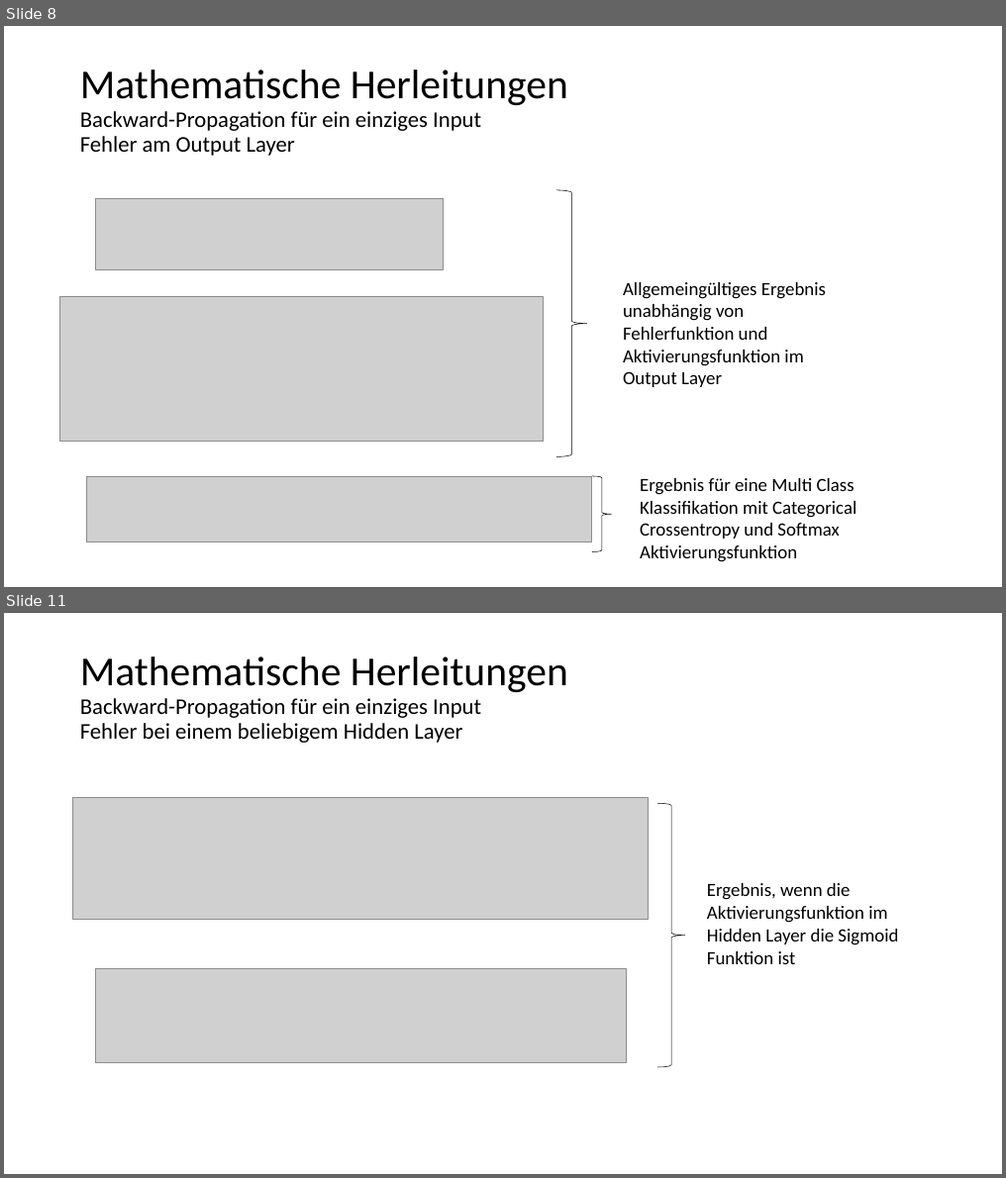
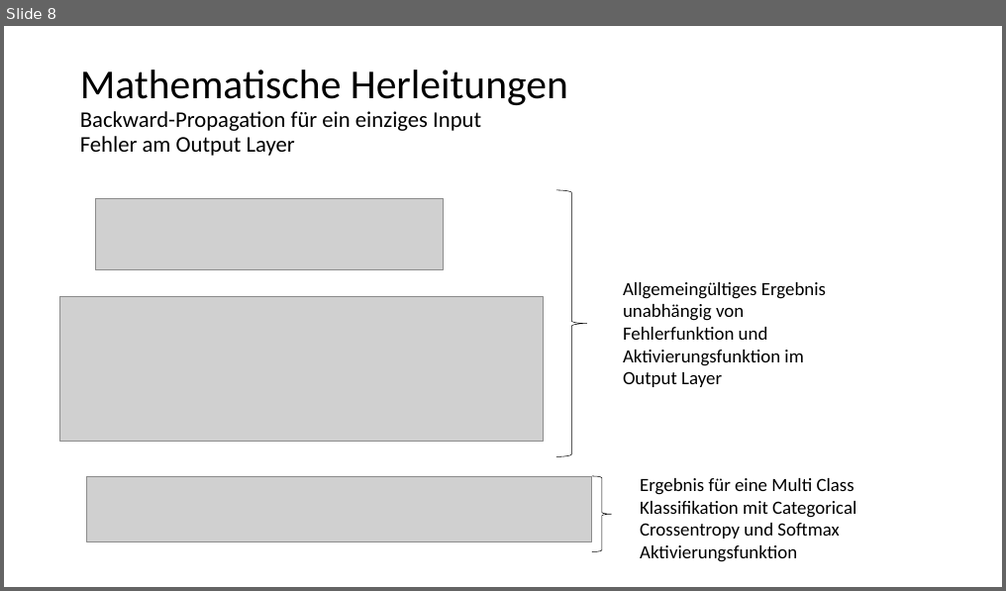
Before and after one commit to kevinsuedmersen/neural_networks_from_scratch, a slide deck: theory/submission/result_presentation.pptx. Shown one above the other, each under a label of ours: slides 8 and 11 before the commit, slide 8 after it; the slides between them are not shown. The pictures are 1006x1178 and 1006x591 pixels, drawn with LibreOffice and Linux fonts; fonts in the diff are those of the drawing; grey boxes stand for pictures. Boxes give left, top, right and bottom in pixels: in the first picture for what was removed or moved away, otherwise in the second. Text is boxed around its words. In the diff, an @@ line names an element or a change of style, - is before the commit and + after.

```diff
--- a/theory/submission/result_presentation.pptx
+++ b/theory/submission/result_presentation.pptx
@@ slide 11 removed at box(4, 613, 1002, 1174), background #FFFFFF @@
@@ title removed at box(80, 657, 568, 743) @@
-Mathematische Herleitungen
-Backward-Propagation für ein einziges Input
-Fehler bei einem beliebigem Hidden Layer
@@ picture removed at box(73, 797, 648, 919) @@
@@ right brace removed at box(657, 803, 685, 1067) @@
@@ text removed at box(707, 883, 898, 964) @@
-Ergebnis, wenn die Aktivierungsfunktion im Hidden Layer die Sigmoid Funktion ist
@@ picture removed at box(95, 968, 626, 1063) @@
```
Also in this commit, not shown: 4 slides changed, 4 slides added.
